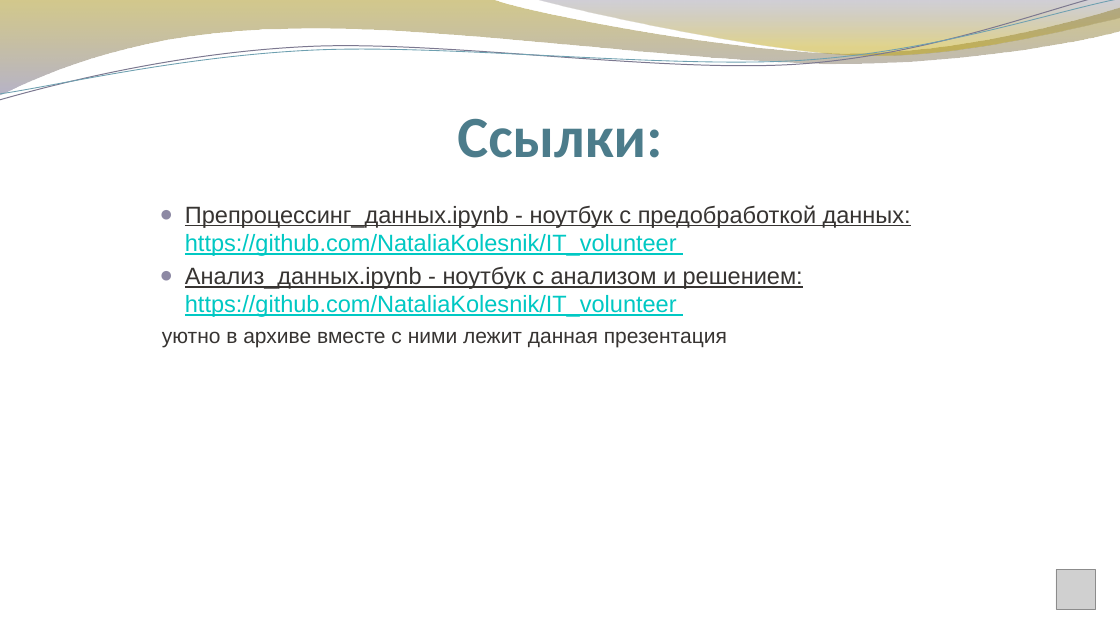
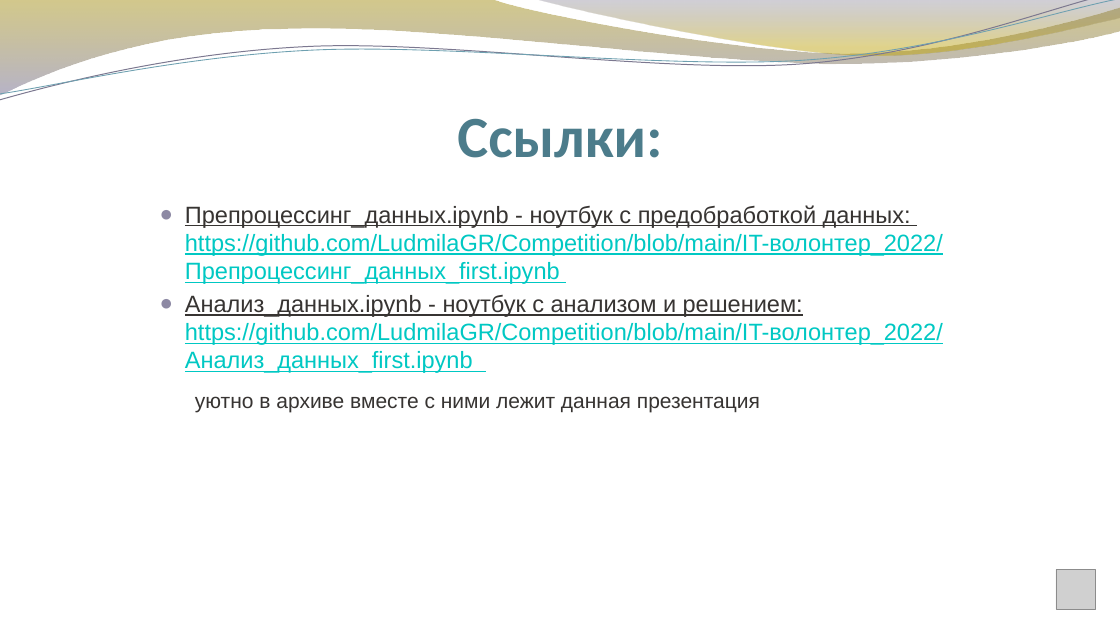
Before and after one commit to LudmilaGR/Competition, a slide deck: slide 22 of IT-волонтер_2022/Кейс_2_команда_1.pptx. Drawn at 1120x630 pixels with LibreOffice and Linux fonts; fonts in the diff are those of the drawing; grey boxes stand for pictures; background and template pictures are left out. Boxes give left, top, right and bottom in pixels: in the first picture for what was removed or moved away, otherwise in the second. Text is boxed around its words. In the diff, an @@ line names an element or a change of style, - is before the commit and + after.

Commit message:
Изменена презентация

```diff
--- a/IT-волонтер_2022/Кейс_2_команда_1.pptx
+++ b/IT-волонтер_2022/Кейс_2_команда_1.pptx
@@ text at box(185, 205, 943, 373): text changed; text colour #373432 to #00C8C3 @@
-● Препроцессинг_данных.ipynb - ноутбук с предобработкой данных: https://github.com/NataliaKolesnik/IT_volunteer
-● Анализ_данных.ipynb - ноутбук с анализом и решением: https://github.com/NataliaKolesnik/IT_volunteer
+● Препроцессинг_данных.ipynb - ноутбук с предобработкой данных: https://github.com/LudmilaGR/Competition/blob/main/IT-волонтер_2022/Препроцессинг_данных_first.ipynb
+● Анализ_данных.ipynb - ноутбук с анализом и решением: https://github.com/LudmilaGR/Competition/blob/main/IT-волонтер_2022/Анализ_данных_first.ipynb
@@ text "уютно в архиве вместе с ...": place and size @@
-text "уютно в архиве вместе с ..." at box(162, 331, 727, 347)
+text "уютно в архиве вместе с ..." at box(195, 396, 760, 412)
```
